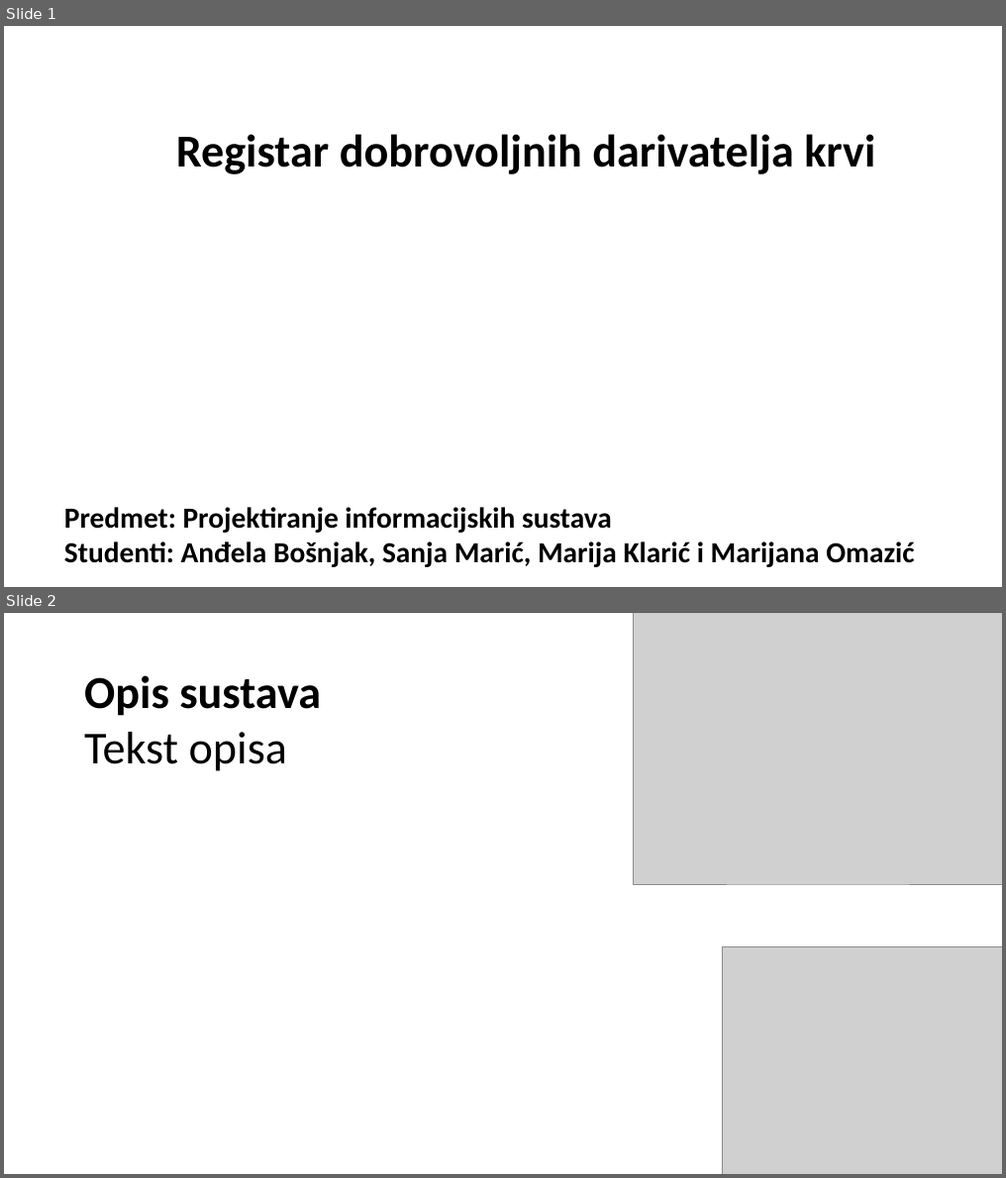
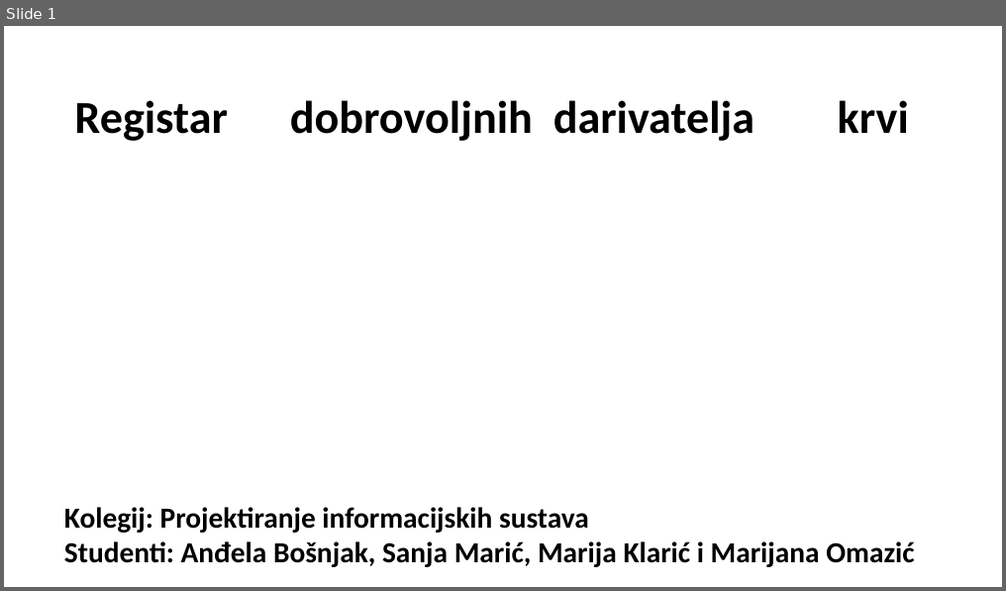
Before and after one commit to MarijanaOmazic/Prezentacija, a slide deck: Blood_register.pptx. Shown one above the other, each under a label of ours: slides 1 and 2 before the commit, slide 1 after it. The pictures are 1006x1178 and 1006x591 pixels, drawn with LibreOffice and Linux fonts; fonts in the diff are those of the drawing; grey boxes stand for pictures; background and template pictures are left out. Boxes give left, top, right and bottom in pixels: in the first picture for what was removed or moved away, otherwise in the second. Text is boxed around its words. In the diff, an @@ line names an element or a change of style, - is before the commit and + after.

```diff
--- a/Blood_register.pptx
+++ b/Blood_register.pptx
@@ slide 2 removed at <box>4,613,1002,1174</box>, background picture (left out) @@
@@ picture removed at <box>634,613,1002,884</box> @@
@@ text removed at <box>84,675,321,771</box> @@
-Opis sustava
-Tekst opisa
@@ picture removed at <box>722,947,1002,1174</box> @@
@@ slide 1 changed as well @@
@@ text "Registar dobrovoljnih darivatelja krvi" rewrapped from <box>176,134,875,174</box> to <box>74,100,909,141</box> @@
@@ text at <box>64,507,589,533</box>: text changed @@
-Predmet: Projektiranje informacijskih sustava
+Kolegij: Projektiranje informacijskih sustava
```
Also in this commit, not shown: 12 other slides changed, 9 slides added.
